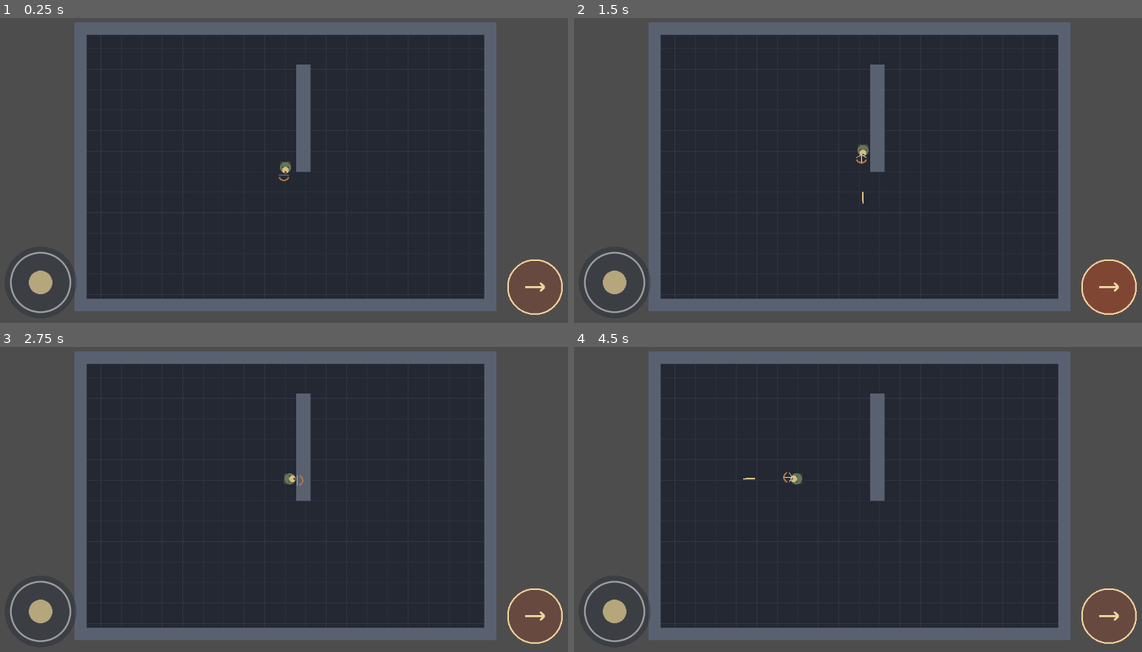
Above: before the commit, frames 1-4 (two rows, left to right).
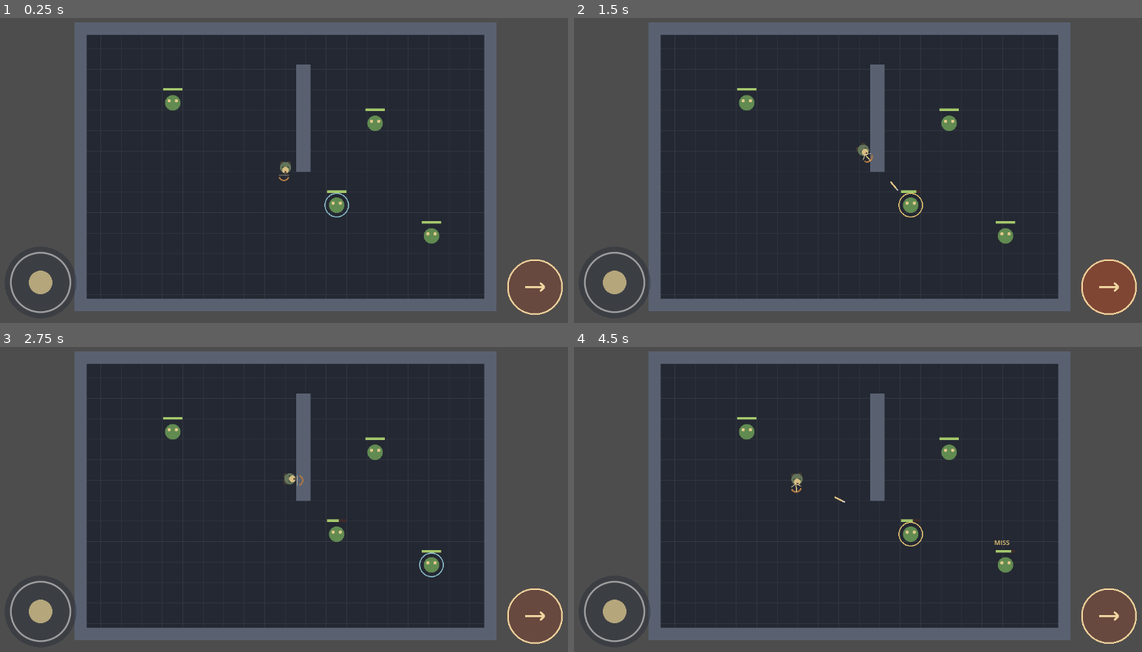
Above: after the commit, the same moments.

Repository: Jonty303/Project-Gauntlands
Game: Godot game, scene res://scenes/main.tscn
Two runs of this game, one before a commit and one after it. Both use one fixed random seed, a clock stepped at 60 frames per second and the inputs below.
Inputs (mouse positions are in pixels of both pictures, inside the frame that each line leads up to):
- Up to frame 1 (0.25 s): no input
- Up to frame 2 (1.5 s): tap Enter at 0.5 s; drag from (613, 283) to (920, 94) at 0.52 s; drag from (1107, 286) to (829, 234) at 1.27 s
- Up to frame 3 (2.75 s): move the mouse to (346, 423) at 2.02 s; hold D (move_right) from 2.03 s (still down); tap Q (target_previous) at 2.1 s
- Up to frame 4 (4.5 s): release D (move_right) at 2.75 s; tap Space (attack) at 2.75 s; drag from (829, 563) to (681, 444) at 2.77 s; move the mouse to (1034, 545) at 3.52 s; hold A (move_left) 3.53-4.25 s; tap E (target_next) at 3.6 s; tap Enter at 4.25 s; drag from (681, 444) to (772, 414) at 4.27 s

The runs differ from the first frame. In frame 1, 0.6% of the frame differs, in the area x 28-78%, y 23-75%; in frame 2, 0.7%; in frame 3, 0.6%; in frame 4, 0.8%.

Commit message:
Convert goblins to colliding physics bodies

Diff:
--- a/scenes/main.tscn
+++ b/scenes/main.tscn
@@ -6,26 +6,49 @@
 [ext_resource type="Script" path="res://scripts/goblin.gd" id="4"]
 [ext_resource type="Script" path="res://scripts/touch_attack.gd" id="5"]
 
+[sub_resource type="CircleShape2D" id="GoblinCollision"]
+radius = 15.0
+
 [node name="Main" type="Node2D"]
 script = ExtResource("1")
 
 [node name="Player" parent="." instance=ExtResource("2")]
 
-[node name="Goblin" type="Node2D" parent="."]
+[node name="Goblin" type="CharacterBody2D" parent="."]
 position = Vector2(175, -85)
 script = ExtResource("4")
+collision_layer = 2
+collision_mask = 1
 
-[node name="GoblinNear" type="Node2D" parent="."]
+[node name="CollisionShape2D" type="CollisionShape2D" parent="Goblin"]
+shape = SubResource("GoblinCollision")
+
+[node name="GoblinNear" type="CharacterBody2D" parent="."]
 position = Vector2(100, 75)
 script = ExtResource("4")
+collision_layer = 2
+collision_mask = 1
 
-[node name="GoblinFar" type="Node2D" parent="."]
+[node name="CollisionShape2D" type="CollisionShape2D" parent="GoblinNear"]
+shape = SubResource("GoblinCollision")
+
+[node name="GoblinFar" type="CharacterBody2D" parent="."]
 position = Vector2(285, 135)
 script = ExtResource("4")
+collision_layer = 2
+collision_mask = 1
 
-[node name="GoblinFlank" type="Node2D" parent="."]
+[node name="CollisionShape2D" type="CollisionShape2D" parent="GoblinFar"]
+shape = SubResource("GoblinCollision")
+
+[node name="GoblinFlank" type="CharacterBody2D" parent="."]
 position = Vector2(-220, -125)
 script = ExtResource("4")
+collision_layer = 2
+collision_mask = 1
+
+[node name="CollisionShape2D" type="CollisionShape2D" parent="GoblinFlank"]
+shape = SubResource("GoblinCollision")
 
 [node name="Camera2D" type="Camera2D" parent="."]
 enabled = true
Not shown: 1 places in scenes/main.tscn that only renumber resources
